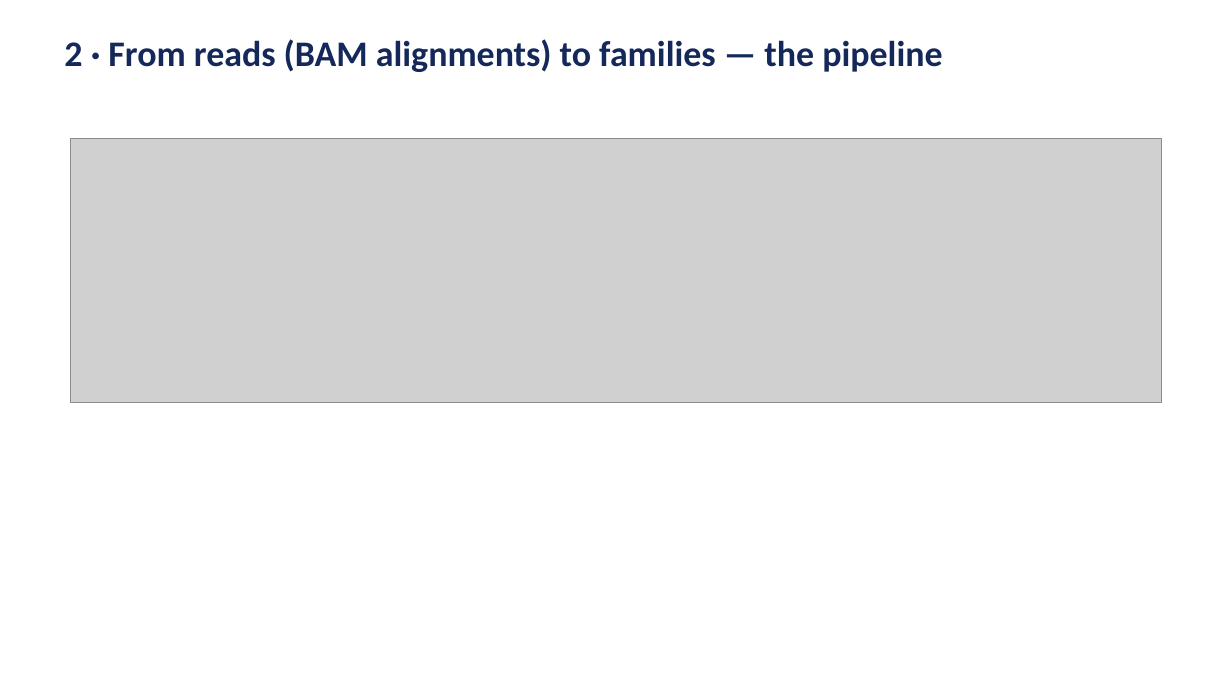
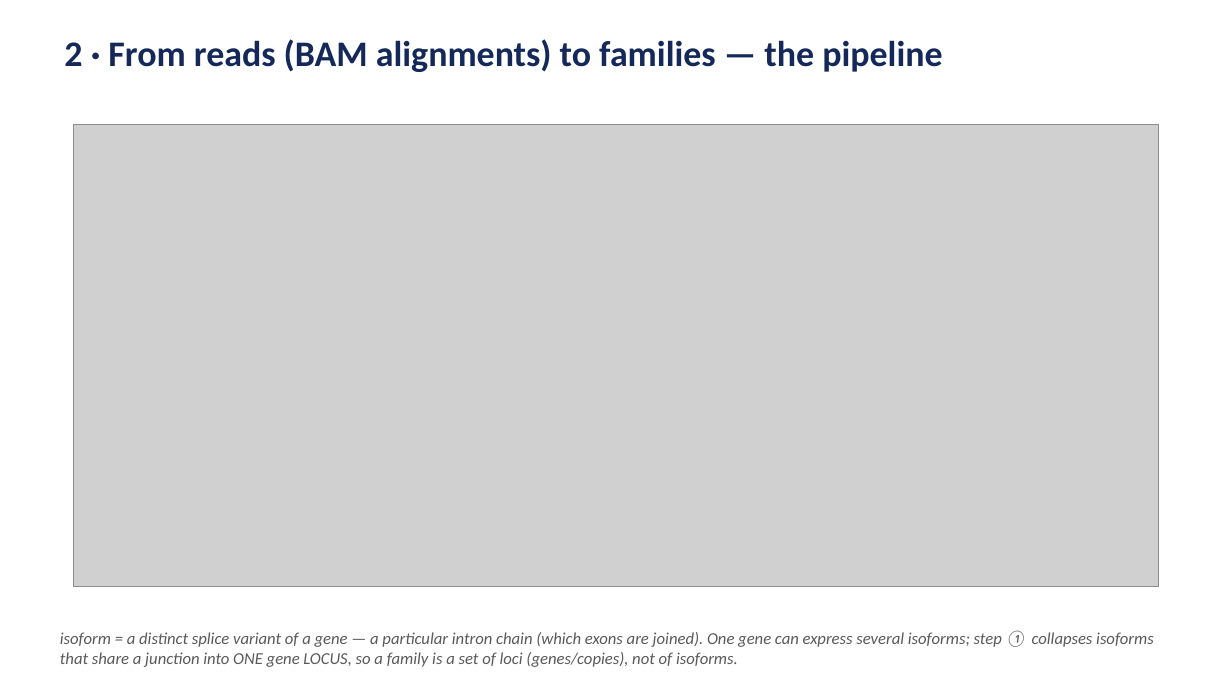
Before and after one commit to juanfraitu1/Rustle, a slide deck: slide 2 of bench/slides/family_slides.pptx. Drawn at 1232x693 pixels with LibreOffice and Linux fonts; fonts in the diff are those of the drawing; grey boxes stand for pictures. Boxes give left, top, right and bottom in pixels: in the first picture for what was removed or moved away, otherwise in the second. Text is boxed around its words. In the diff, an @@ line names an element or a change of style, - is before the commit and + after.

```diff
--- a/bench/slides/family_slides.pptx
+++ b/bench/slides/family_slides.pptx
@@ picture resized from (x1=71, y1=139, x2=1162, y2=403) to (x1=73, y1=125, x2=1159, y2=587) @@
@@ text added at (x1=60, y1=631, x2=1154, y2=667), 13 pt, text #5A5A5A, italic @@
+isoform = a distinct splice variant of a gene — a particular intron chain (which exons are joined). One gene can express several isoforms; step ① collapses isoforms that share a junction into ONE gene LOCUS, so a family is a set of loci (genes/copies), not of isoforms.
```
Also in this commit, not shown: 2 other slides changed, 4 other files.
